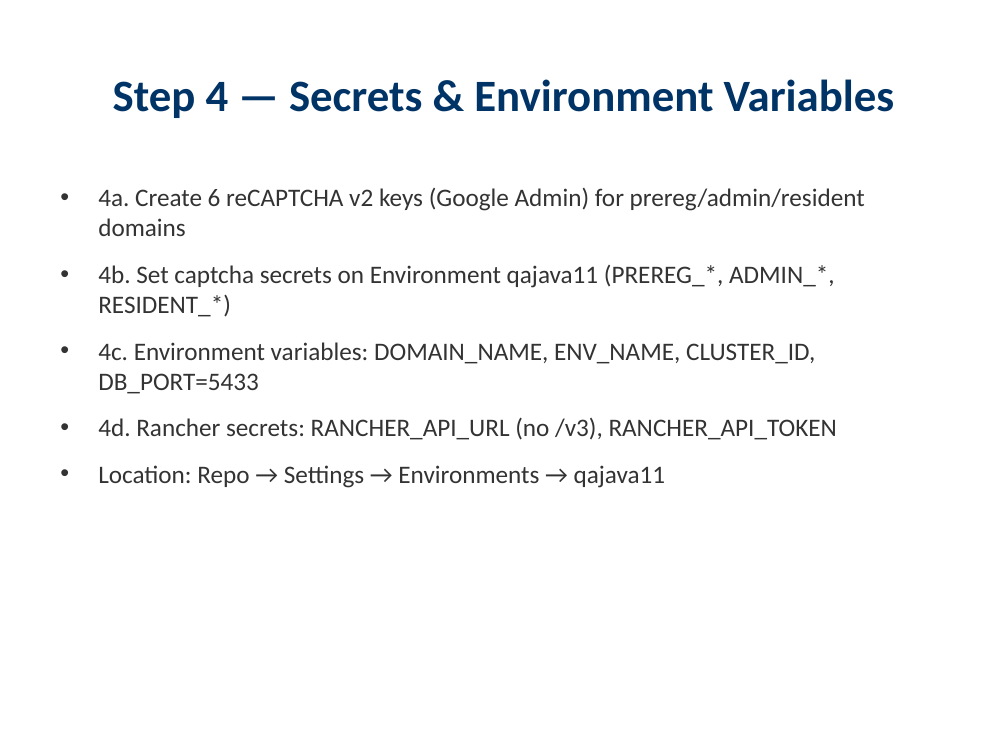
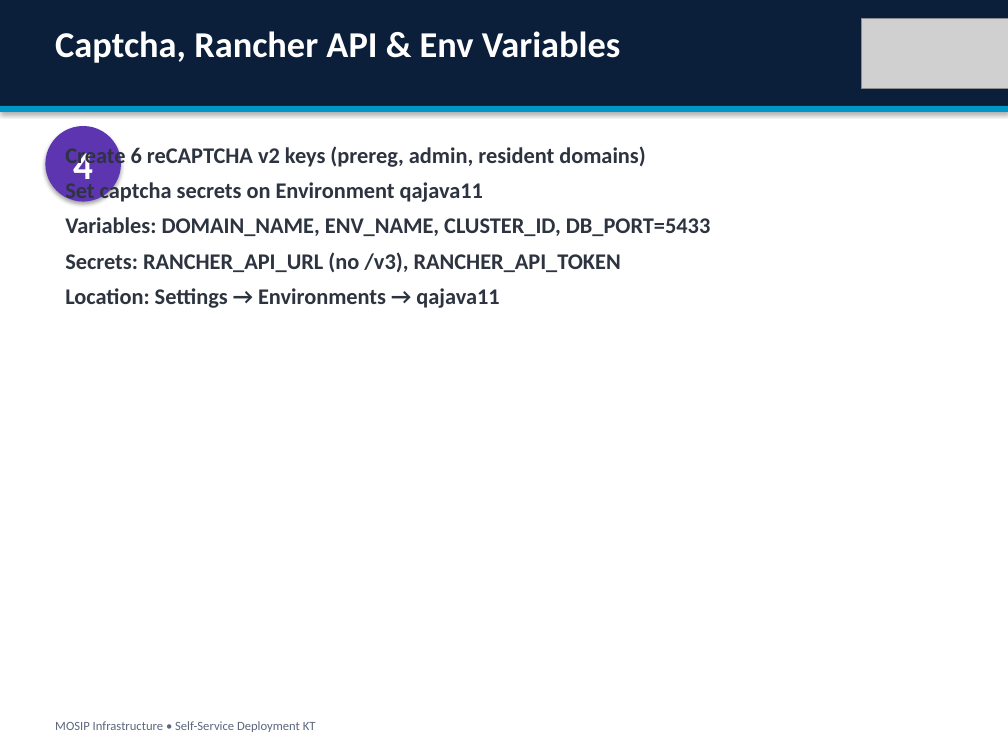
Before and after one commit to Ivanmeneges/infra, a slide deck: slide 13 of docs/presentations/MOSIP_New_Environment_Deployment_KT.pptx (slide 12 before the commit). Drawn at 1008x756 pixels with LibreOffice and Linux fonts; fonts in the diff are those of the drawing; grey boxes stand for pictures. Boxes give left, top, right and bottom in pixels: in the first picture for what was removed or moved away, otherwise in the second. Text is boxed around its words. In the diff, an @@ line names an element or a change of style, - is before the commit and + after.

```diff
--- a/docs/presentations/MOSIP_New_Environment_Deployment_KT.pptx
+++ b/docs/presentations/MOSIP_New_Environment_Deployment_KT.pptx
@@ rectangle added at [0,0,1008,756], fill #FFFFFF @@
@@ rectangle added at [0,0,1008,106], fill #0B1F3A @@
@@ picture added at [862,18,1008,89] @@
@@ text added at [55,31,621,63], 26 pt, text #FFFFFF, bold @@
+Captcha, Rancher API & Env Variables
@@ title removed at [113,79,894,118] @@
-Step 4 — Secrets & Environment Variables
@@ rectangle added at [0,106,1008,112], fill #0096C7 @@
@@ ellipse added at [45,126,121,202], fill #5E35B1, 28 pt, text #FFFFFF, bold @@
+4
@@ text at [65,144,710,308]: text changed; size 18 to 16 pt; text colour #333333 to #2D3440; bold on @@
-• 4a. Create 6 reCAPTCHA v2 keys (Google Admin) for prereg/admin/resident domains
-• 4b. Set captcha secrets on Environment qajava11 (PREREG_*, ADMIN_*, RESIDENT_*)
-• 4c. Environment variables: DOMAIN_NAME, ENV_NAME, CLUSTER_ID, DB_PORT=5433
-• 4d. Rancher secrets: RANCHER_API_URL (no /v3), RANCHER_API_TOKEN
-• Location: Repo → Settings → Environments → qajava11
+Create 6 reCAPTCHA v2 keys (prereg, admin, resident domains)
+Set captcha secrets on Environment qajava11
+Variables: DOMAIN_NAME, ENV_NAME, CLUSTER_ID, DB_PORT=5433
+Secrets: RANCHER_API_URL (no /v3), RANCHER_API_TOKEN
+Location: Settings → Environments → qajava11
@@ text added at [55,721,316,732], 9 pt, text #5C677D @@
+MOSIP Infrastructure • Self-Service Deployment KT
```
Also in this commit, not shown: 16 other slides changed, 8 slides added, 8 slides removed, 2 other files.
